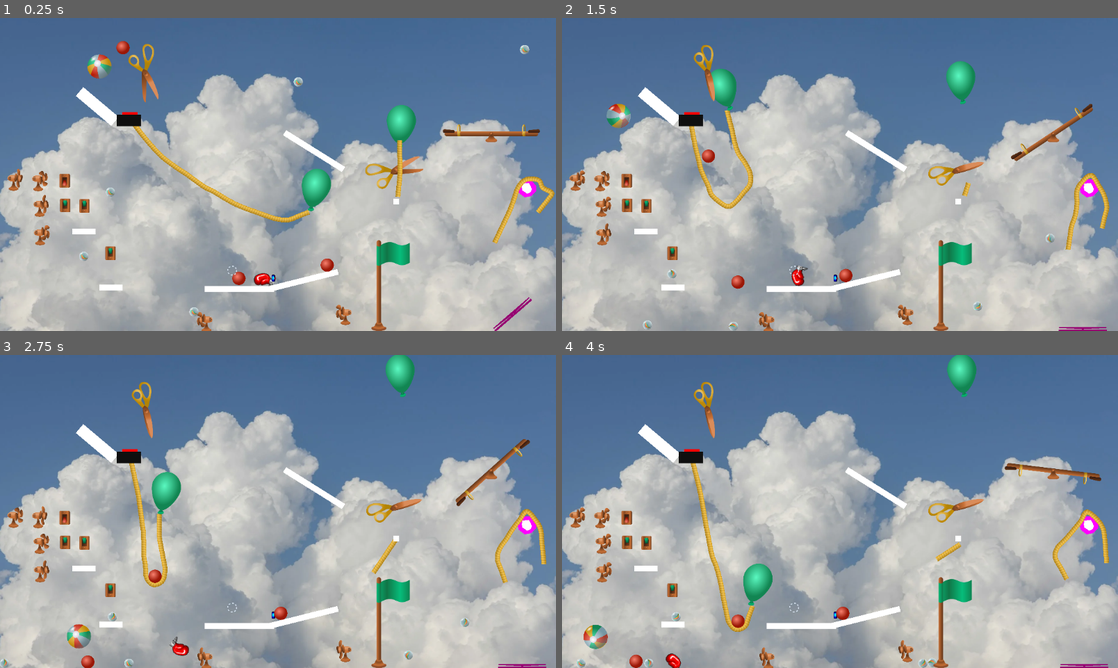
Above: before the commit, frames 1-4 (two rows, left to right).
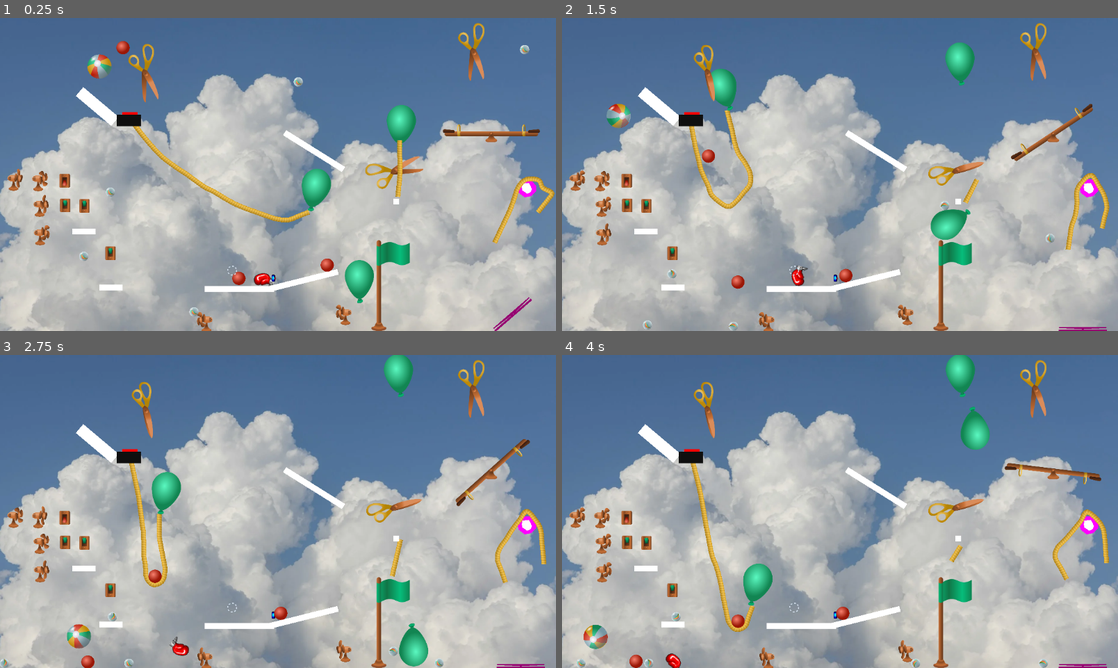
Above: after the commit, the same moments.

Repository: lechaosx/jam-at-fit-vol-2
Game: Godot game, scene res://world.tscn
Two runs of this game, one before a commit and one after it. Both use one fixed random seed, a clock stepped at 60 frames per second and the inputs below. This scene is started directly instead of the project's main scene.
Inputs (mouse positions are in pixels of both pictures, inside the frame that each line leads up to):
- Up to frame 1 (0.25 s): no input
- Up to frame 2 (1.5 s): move the mouse to (962, 158) at 0.52 s; click (962, 158) at 0.67 s; move the mouse to (728, 190) at 1.27 s; click (728, 190) at 1.42 s
- Up to frame 3 (2.75 s): move the mouse to (333, 442) at 2.02 s; click (333, 442) at 2.17 s
- Up to frame 4 (4 s): move the mouse to (812, 574) at 2.77 s; click (812, 574) at 2.92 s; move the mouse to (1006, 558) at 3.52 s; click (1006, 558) at 3.67 s

The runs differ from the first frame. In frame 1, 0.8% of the frame differs, in the area x 62-88%, y 1-92%; in frame 2, 1.7%, in the area x 66-88%, y 1-94%; in frame 3, 1.2%; in frame 4, 1.1%.

Commit message:
Popping sound

Diff:
--- a/godot/balloon.gd
+++ b/godot/balloon.gd
@@ -2,8 +2,12 @@
 
 func cut():
 	print_debug("POP!")
-	queue_free()
+	visible = false
+	$Pop1.finished.connect(queue_free)
+	$Pop1.play()
 
 func pop():
 	print_debug("POP!")
-	queue_free()
+	visible = false
+	$Pop2.finished.connect(queue_free)
+	$Pop2.play()
--- a/godot/balloon.tscn
+++ b/godot/balloon.tscn
@@ -1,7 +1,9 @@
-[gd_scene load_steps=6 format=3 uid="uid://b0ysf5iffpxet"]
+[gd_scene load_steps=8 format=3 uid="uid://b0ysf5iffpxet"]
 
 [ext_resource type="Texture2D" uid="uid://bevmvv2e0e3x4" path="res://assets.svg" id="1_n2rxu"]
 [ext_resource type="Script" uid="uid://k4yamxgee14" path="res://balloon.gd" id="1_r345k"]
+[ext_resource type="AudioStream" uid="uid://cjei7lq50nqct" path="res://audio/BalloonPop-1.wav" id="3_jj3vs"]
+[ext_resource type="AudioStream" uid="uid://guqer33cndyd" path="res://audio/BalloonPop-2.wav" id="4_wxbh2"]
 
 [sub_resource type="AtlasTexture" id="AtlasTexture_r345k"]
 atlas = ExtResource("1_n2rxu")
@@ -28,3 +30,9 @@
 [node name="CollisionShape2D2" type="CollisionShape2D" parent="."]
 position = Vector2(0, -16)
 shape = SubResource("CapsuleShape2D_jj3vs")
+
+[node name="Pop1" type="AudioStreamPlayer" parent="."]
+stream = ExtResource("3_jj3vs")
+
+[node name="Pop2" type="AudioStreamPlayer" parent="."]
+stream = ExtResource("4_wxbh2")
--- a/godot/boxer/boxer.gd
+++ b/godot/boxer/boxer.gd
@@ -1,8 +1,5 @@
 extends Node2D
 
-@onready var spriteIdle = $"globe-start"
-@onready var spritePunch = $"glove-end"
-@onready var aplayer = $AnimationPlayer
 var is_punched: bool = false
 
 func trigger_me() -> void:
--- a/godot/world.tscn
+++ b/godot/world.tscn
@@ -157,4 +157,11 @@
 visible = false
 position = Vector2(1131, 393)
 
+[node name="Scissors3" parent="." instance=ExtResource("8_ioo17")]
+position = Vector2(981.0001, 71)
+rotation = 3.0128393
+
+[node name="Balloon3" parent="." instance=ExtResource("8_gbfbk")]
+position = Vector2(745, 597)
+
 [editable path="Switch"]
Not shown, added: godot/audio/BalloonPop-1.wav.import
Not shown, added: godot/audio/BalloonPop-2.wav.import
Not shown, added: godot/audio/BarrellExplosion.wav.import
Not shown, added: godot/audio/ButtonClick-1.wav.import
Not shown, added: godot/audio/Click-1.wav.import
Not shown, added: godot/audio/Click-2.wav.import
Not shown, added: godot/audio/Click-complex.wav.import
Not shown, added: godot/audio/Creak-heavy.wav.import
Not shown, added: godot/audio/Creak-metal.wav.import
Not shown, added: godot/audio/Creak-wood-short.wav.import
Not shown, added: godot/audio/Creak-wood.wav.import
Not shown, added: godot/audio/Fan-loop.wav.import
(and 18 more such lines)
